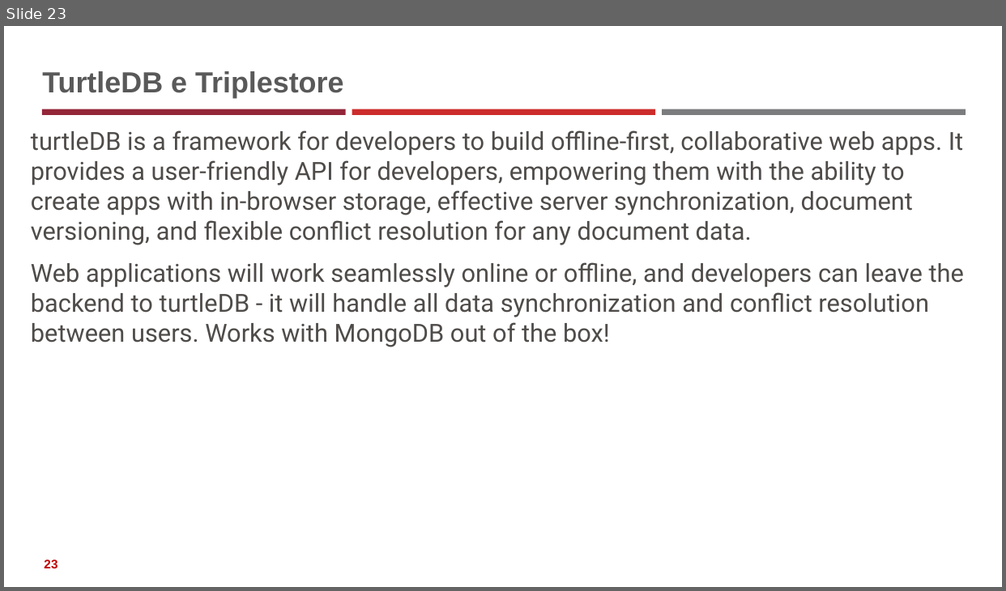
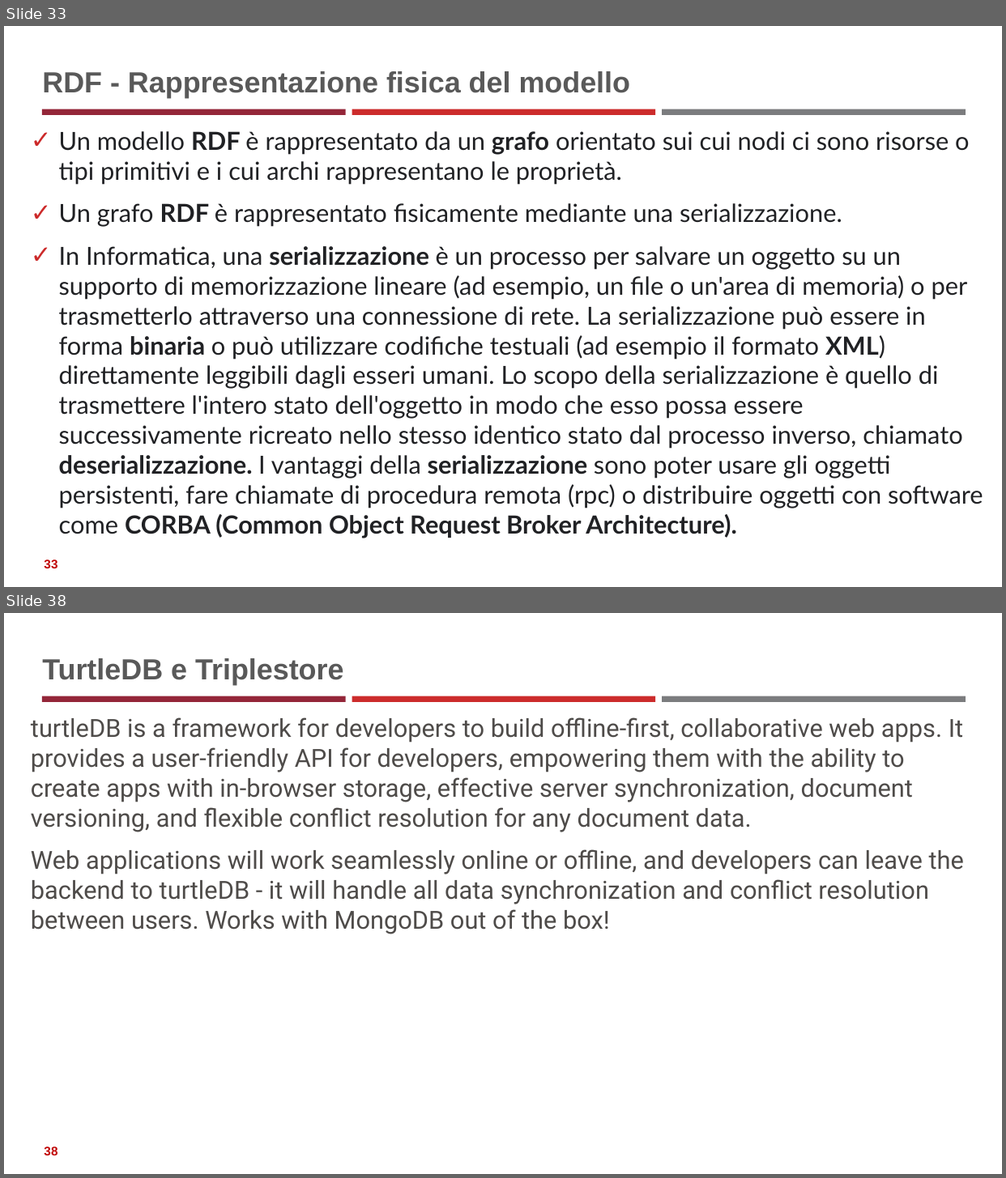
Before and after one commit to neural1977/data_science_interview_material, a slide deck: Data_Science_ita.pptx. Shown one above the other, each under a label of ours: slide 23 before the commit, slides 33 and 38 after it; the slides between them are not shown. The pictures are 1006x591 and 1006x1178 pixels, drawn with LibreOffice and Linux fonts; fonts in the diff are those of the drawing. Boxes give left, top, right and bottom in pixels: in the first picture for what was removed or moved away, otherwise in the second. Text is boxed around its words. In the diff, an @@ line names an element or a change of style, - is before the commit and + after.

```diff
--- a/Data_Science_ita.pptx
+++ b/Data_Science_ita.pptx
@@ slide 33 added at bbox=[4, 26, 1002, 587], background #FFFFFF; not listed: 3 template elements that a slide beside it also shows @@
@@ title added at bbox=[42, 71, 631, 98], 28 pt, text #595959, bold @@
+RDF - Rappresentazione fisica del modello
@@ text added at bbox=[59, 131, 983, 539], 24 pt, text #202124 @@
+✓ Un modello RDF è rappresentato da un grafo orientato sui cui nodi ci sono risorse o tipi primitivi e i cui archi rappresentano le proprietà.
+✓ Un grafo RDF è rappresentato fisicamente mediante una serializzazione.
+✓ In Informatica, una serializzazione è un processo per salvare un oggetto su un supporto di memorizzazione lineare (ad esempio, un file o un'area di memoria) o per trasmetterlo attraverso una connessione di rete. La serializzazione può essere in forma binaria o può utilizzare codifiche testuali (ad esempio il formato XML) direttamente leggibili dagli esseri umani. Lo scopo della serializzazione è quello di trasmettere l'intero stato dell'oggetto in modo che esso possa essere successivamente ricreato nello stesso identico stato dal processo inverso, chiamato deserializzazione. I vantaggi della serializzazione sono poter usare gli oggetti persistenti, fare chiamate di procedura remota (rpc) o distribuire oggetti con software come CORBA (Common Object Request Broker Architecture).
@@ page number added at bbox=[44, 560, 57, 569], 12 pt, text #C00000, bold @@
+33
@@ what was slide 23 is now slide 38 @@
@@ page number at bbox=[44, 1147, 57, 1156]: text changed @@
-23
+38
```
Also in this commit, not shown: 4 slides changed, 15 other slides added, 1 slide removed, 3 other files.
